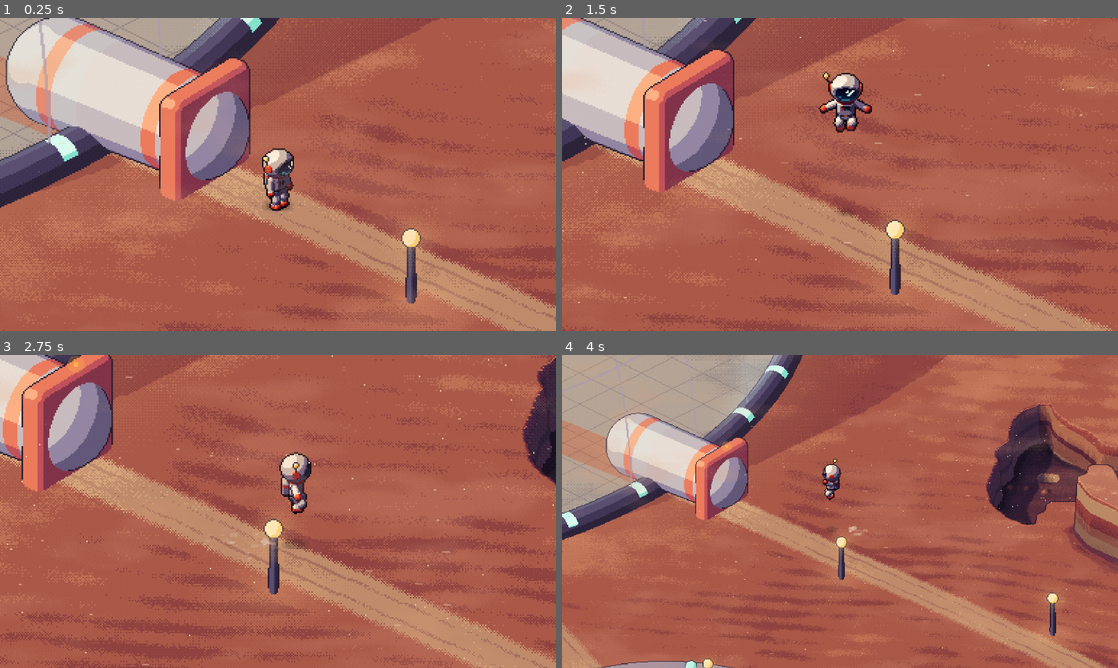
Above: before the commit, frames 1-4 (two rows, left to right).
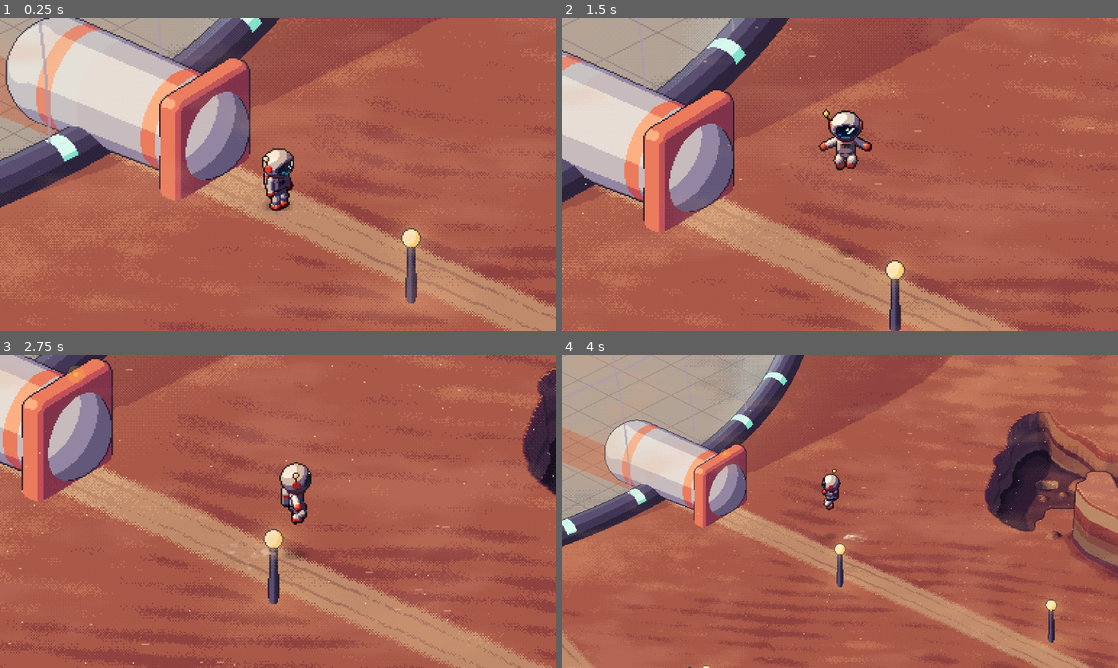
Above: after the commit, the same moments.

Repository: PixelMintOfficial/GTFO
Game: Godot game, scene res://scenes/overworld.tscn
Same seed, same stepped clock (60 frames per second), same inputs: the game is played once before the commit and once after it.
Inputs:
- Up to frame 1 (0.25 s): no input
- Up to frame 2 (1.5 s): hold D (move_right) 0.53-1.28 s; hold Space (jump) 0.53-1.28 s; hold S (move_down) from 1.28 s (still down); tap Shift (run) at 1.35 s
- Up to frame 3 (2.75 s): tap Space (jump) at 1.52, 1.55, 1.82, 2.3 s; release S (move_down) at 2.03 s; hold D (move_right) from 2.03 s (still down); hold I (zoom_in) from 2.03 s (still down)
- Up to frame 4 (4 s): release D (move_right) at 2.78 s; release I (zoom_in) at 2.78 s; hold W (move_up) 2.78-3.53 s; tap O (zoom_out) at 2.85 s; tap Space (jump) at 3.02, 3.05, 3.32 s; hold A (move_left) from 3.53 s (still down); hold Space (jump) from 3.53 s (still down)

The runs differ from the first frame. In frame 1, 6.7% of the frame differs, in the area x 0-100%, y 0-100%; in frame 2, 41%; in frame 3, 24%; in frame 4, 22%.

Commit message:
fix:map

Diff:
--- a/assets/maps/red_planet/red_planet_map.json
+++ b/assets/maps/red_planet/red_planet_map.json
@@ -3,11 +3,11 @@
   "image": "red_planet_map.png",
   "size": [
     6118,
-    3432
+    3449
   ],
   "origin_px": [
     3059.0,
-    3132.0
+    3149.0
   ],
   "world_unit_px": {
     "vertical": 2.0,
@@ -22,47 +22,47 @@
     "base": {
       "center_px": [
         1234.6,
-        1642.4
+        1659.4
       ],
       "radius_world": 300.0,
       "bbox_px": [
         541.8,
-        949.6,
+        966.6,
         1927.4,
-        1988.8
+        2005.8
       ]
     },
     "nursery": {
       "center_px": [
         5137.5,
-        1630.9
+        1647.9
       ],
       "radius_world": 200.0,
       "bbox_px": [
         4675.6,
-        1169.0,
+        1186.0,
         5599.3,
-        1861.8
+        1878.8
       ]
     },
     "comms": {
       "center_px": [
         3336.1,
-        2508.5
+        2525.5
       ],
       "radius_world": 200.0,
       "bbox_px": [
         2874.2,
-        1603.5,
+        1620.5,
         3798.0,
-        2739.4
+        2756.4
       ]
     }
   },
   "landing_pad": {
     "center_px": [
       1765.7,
-      2185.1
+      2202.1
     ],
     "radius_world": 88.0
   },
@@ -111,7 +111,7 @@
       -509.58,
       1057.93
     ],
-    "notes": "World X/Y: X right, Y away from the camera. Sc …(200 unchanged characters)…  depth B = 255 for glass; walk B = 255 when walkable. character_scale converts sprite units (1 sprite px of height) to world units."
+    "notes": "World X/Y: X right, Y away from the camera. Sc …(200 unchanged characters)…  depth B = 255 for glass; walk B = 255 walkable, 128 too steep to walk (can be jumped over, onto or down), 0 solid. character_scale converts sprite units (1 sprite px of height) to world units."
   },
   "minimap": {
     "file": "red_planet_minimap.png",
@@ -119,9 +119,9 @@
       60,
       30
     ],
-    "scale": 0.05811138014527845,
+    "scale": 0.057813911472448055,
     "size": [
-      348,
+      346,
       192
     ]
   },
@@ -134,7 +134,7 @@
         "fps": 8,
         "position": [
           1162,
-          945
+          962
         ],
         "frame_size": [
           145,
@@ -148,7 +148,7 @@
         "fps": 14,
         "position": [
           5079,
-          1153
+          1170
         ],
         "frame_size": [
           116,
@@ -162,7 +162,7 @@
         "fps": 6,
         "position": [
           3211,
-          1779
+          1796
         ],
         "frame_size": [
           249,
@@ -173,399 +173,399 @@
     "ring_lights": [
       [
         1927,
-        1619,
+        1636,
         0.0,
         "base"
       ],
       [
         541,
+        1643,
+        0.5,
+        "base"
+      ],
+      [
+        551,
+        1697,
+        0.525,
+        "base"
+      ],
+      [
+        577,
+        1750,
+        0.55,
+        "base"
+      ],
+      [
+        620,
+        1800,
+        0.575,
+        "base"
+      ],
+      [
+        678,
+        1846,
+        0.6,
+        "base"
+      ],
+      [
+        749,
+        1887,
+        0.625,
+        "base"
+      ],
+      [
+        832,
+        1922,
+        0.65,
+        "base"
+      ],
+      [
+        926,
+        1950,
+        0.675,
+        "base"
+      ],
+      [
+        1027,
+        1970,
+        0.7,
+        "base"
+      ],
+      [
+        1133,
+        1982,
+        0.725,
+        "base"
+      ],
+      [
+        1241,
+        1986,
+        0.75,
+        "base"
+      ],
+      [
+        1349,
+        1981,
+        0.775,
+        "base"
+      ],
+      [
+        1455,
+        1968,
+        0.8,
+        "base"
+      ],
+      [
+        1647,
+        1918,
+        0.85,
+        "base"
+      ],
+      [
+        1729,
+        1882,
+        0.875,
+        "base"
+      ],
+      [
+        1854,
+        1794,
+        0.925,
+        "base"
+      ],
+      [
+        1895,
+        1743,
+        0.95,
+        "base"
+      ],
+      [
+        1919,
+        1690,
+        0.975,
+        "base"
+      ],
+      [
+        5599,
         1626,
+        0.0,
+        "nursery"
+      ],
+      [
+        4675,
+        1630,
         0.5,
-        "base"
-      ],
-      [
-        551,
-        1680,
+        "nursery"
+      ],
+      [
+        4682,
+        1666,
         0.525,
-        "base"
-      ],
-      [
-        577,
-        1733,
+        "nursery"
+      ],
+      [
+        4699,
+        1701,
         0.55,
-        "base"
-      ],
-      [
-        620,
-        1783,
+        "nursery"
+      ],
+      [
+        4728,
+        1735,
         0.575,
-        "base"
-      ],
-      [
-        678,
-        1829,
+        "nursery"
+      ],
+      [
+        4766,
+        1765,
         0.6,
-        "base"
-      ],
-      [
-        749,
-        1870,
+        "nursery"
+      ],
+      [
+        4814,
+        1793,
         0.625,
-        "base"
-      ],
-      [
-        832,
-        1905,
+        "nursery"
+      ],
+      [
+        4999,
+        1848,
+        0.7,
+        "nursery"
+      ],
+      [
+        5069,
+        1856,
+        0.725,
+        "nursery"
+      ],
+      [
+        5142,
+        1859,
+        0.75,
+        "nursery"
+      ],
+      [
+        5214,
+        1856,
+        0.775,
+        "nursery"
+      ],
+      [
+        5284,
+        1847,
+        0.8,
+        "nursery"
+      ],
+      [
+        5351,
+        1833,
+        0.825,
+        "nursery"
+      ],
+      [
+        5412,
+        1813,
+        0.85,
+        "nursery"
+      ],
+      [
+        5467,
+        1790,
+        0.875,
+        "nursery"
+      ],
+      [
+        5513,
+        1762,
+        0.9,
+        "nursery"
+      ],
+      [
+        5551,
+        1731,
+        0.925,
+        "nursery"
+      ],
+      [
+        5578,
+        1697,
+        0.95,
+        "nursery"
+      ],
+      [
+        5594,
+        1662,
+        0.975,
+        "nursery"
+      ],
+      [
+        3797,
+        2503,
+        0.0,
+        "comms"
+      ],
+      [
+        2874,
+        2508,
+        0.5,
+        "comms"
+      ],
+      [
+        2880,
+        2544,
+        0.525,
+        "comms"
+      ],
+      [
+        2898,
+        2579,
+        0.55,
+        "comms"
+      ],
+      [
+        2926,
+        2612,
+        0.575,
+        "comms"
+      ],
+      [
+        2965,
+        2643,
+        0.6,
+        "comms"
+      ],
+      [
+        3012,
+        2670,
+        0.625,
+        "comms"
+      ],
+      [
+        3068,
+        2694,
         0.65,
-        "base"
-      ],
-      [
-        926,
-        1933,
+        "comms"
+      ],
+      [
+        3130,
+        2712,
         0.675,
-        "base"
-      ],
-      [
-        1027,
-        1953,
+        "comms"
+      ],
+      [
+        3197,
+        2726,
         0.7,
-        "base"
-      ],
-      [
-        1133,
-        1965,
+        "comms"
+      ],
+      [
+        3268,
+        2734,
         0.725,
-        "base"
-      ],
-      [
-        1241,
-        1969,
+        "comms"
+      ],
+      [
+        3340,
+        2736,
         0.75,
-        "base"
-      ],
-      [
-        1349,
-        1964,
+        "comms"
+      ],
+      [
+        3412,
+        2733,
         0.775,
-        "base"
-      ],
-      [
-        1455,
-        1951,
+        "comms"
+      ],
+      [
+        3483,
+        2724,
         0.8,
-        "base"
-      ],
-      [
-        1647,
-        1901,
+        "comms"
+      ],
+      [
+        3549,
+        2710,
+        0.825,
+        "comms"
+      ],
+      [
+        3611,
+        2691,
         0.85,
-        "base"
-      ],
-      [
-        1729,
-        1865,
+        "comms"
+      ],
+      [
+        3665,
+        2667,
         0.875,
-        "base"
-      ],
-      [
-        1854,
-        1777,
+        "comms"
+      ],
+      [
+        3712,
+        2639,
+        0.9,
+        "comms"
+      ],
+      [
+        3749,
+        2608,
         0.925,
-        "base"
-      ],
-      [
-        1895,
-        1726,
+        "comms"
+      ],
+      [
+        3776,
+        2575,
         0.95,
-        "base"
-      ],
-      [
-        1919,
-        1673,
+        "comms"
+      ],
+      [
+        3793,
+        2539,
         0.975,
-        "base"
-      ],
-      [
-        5599,
-        1609,
-        0.0,
-        "nursery"
-      ],
-      [
-        4675,
-        1613,
-        0.5,
-        "nursery"
-      ],
-      [
-        4682,
-        1649,
-        0.525,
-        "nursery"
-      ],
-      [
-        4699,
-        1684,
-        0.55,
-        "nursery"
-      ],
-      [
-        4728,
-        1718,
-        0.575,
-        "nursery"
-      ],
-      [
-        4766,
-        1748,
-        0.6,
-        "nursery"
-      ],
-      [
-        4814,
-        1776,
-        0.625,
-        "nursery"
-      ],
-      [
-        4999,
-        1831,
-        0.7,
-        "nursery"
-      ],
-      [
-        5069,
-        1839,
-        0.725,
-        "nursery"
-      ],
-      [
-        5142,
-        1842,
-        0.75,
-        "nursery"
-      ],
-      [
-        5214,
-        1839,
-        0.775,
-        "nursery"
-      ],
-      [
-        5284,
-        1830,
-        0.8,
-        "nursery"
-      ],
-      [
-        5351,
-        1816,
-        0.825,
-        "nursery"
-      ],
-      [
-        5412,
-        1796,
-        0.85,
-        "nursery"
-      ],
-      [
-        5467,
-        1773,
-        0.875,
-        "nursery"
-      ],
-      [
-        5513,
-        1745,
-        0.9,
-        "nursery"
-      ],
-      [
-        5551,
-        1714,
-        0.925,
-        "nursery"
-      ],
-      [
-        5578,
-        1680,
-        0.95,
-        "nursery"
-      ],
-      [
-        5594,
-        1645,
-        0.975,
-        "nursery"
-      ],
-      [
-        3797,
-        2486,
-        0.0,
-        "comms"
-      ],
-      [
-        2874,
-        2491,
-        0.5,
-        "comms"
-      ],
-      [
-        2880,
-        2527,
-        0.525,
-        "comms"
-      ],
-      [
-        2898,
-        2562,
-        0.55,
-        "comms"
-      ],
-      [
-        2926,
-        2595,
-        0.575,
-        "comms"
-      ],
-      [
-        2965,
-        2626,
-        0.6,
-        "comms"
-      ],
-      [
-        3012,
-        2653,
-        0.625,
-        "comms"
-      ],
-      [
-        3068,
-        2677,
-        0.65,
-        "comms"
-      ],
-      [
-        3130,
-        2695,
-        0.675,
-        "comms"
-      ],
-      [
-        3197,
-        2709,
-        0.7,
-        "comms"
-      ],
-      [
-        3268,
-        2717,
-        0.725,
-        "comms"
-      ],
-      [
-        3340,
-        2719,
-        0.75,
-        "comms"
-      ],
-      [
-        3412,
-        2716,
-        0.775,
-        "comms"
-      ],
-      [
-        3483,
-        2707,
-        0.8,
-        "comms"
-      ],
-      [
-        3549,
-        2693,
-        0.825,
-        "comms"
-      ],
-      [
-        3611,
-        2674,
-        0.85,
-        "comms"
-      ],
-      [
-        3665,
-        2650,
-        0.875,
-        "comms"
-      ],
-      [
-        3712,
-        2622,
-        0.9,
-        "comms"
-      ],
-      [
-        3749,
-        2591,
-        0.925,
-        "comms"
-      ],
-      [
-        3776,
-        2558,
-        0.95,
-        "comms"
-      ],
-      [
-        3793,
-        2522,
-        0.975,
         "comms"
       ]
     ],
     "door_lights": [
       [
         1931,
-        1390,
+        1407,
         0.0
       ],
       [
         4641,
-        1436,
+        1453,
         0.37
       ],
       [
         1837,
-        1819,
+        1836,
         0.74
       ],
       [
         2894,
-        2269,
+        2286,
         0.11
       ],
       [
         3859,
-        2348,
+        2365,
         0.48
       ],
       [
         4890,
-        1804,
+        1821,
         0.85
       ],
       [
         1578,
-        1921,
+        1938,
         0.22
       ]
     ],
     "beacon": [
       3336,
-      1618
+      1635
     ]
   },
   "zoom": {
@@ -576,19 +576,19 @@
     "frames": {
       "base": [
         518,
-        921,
+        938,
         1444,
         1101
       ],
       "nursery": [
         4610,
-        1129,
+        1146,
         1013,
         776
       ],
       "comms": [
         2850,
-        1755,
+        1772,
         1041,
         1008
       ]
--- a/scripts/game_camera.gd
+++ b/scripts/game_camera.gd
@@ -39,7 +39,7 @@
 ## Jump straight to the target (after a teleport).
 func snap() -> void:
 	if _target != null:
-		_pos = _target.global_position
+		_pos = _focus()
 		global_position = _pos.round()
 
 
@@ -66,10 +66,14 @@
 	global_position = _pos.round()
 
 
+func _focus() -> Vector2:
+	return _target.camera_focus() if _target.has_method("camera_focus") else _target.global_position
+
+
 ## Where the camera wants to be: on the player, or at the furthest zoom on a nearby dome
 ## (as far toward its centre as possible while the player stays on screen).
 func _goal() -> Vector2:
-	var goal := _target.global_position
+	var goal := _focus()
 	if level < levels.size() - 1 or frames.is_empty():
 		return goal
 	var half := view_size() * 0.5 - Vector2(frame_margin, frame_margin)
--- a/scripts/map_terrain.gd
+++ b/scripts/map_terrain.gd
@@ -1,5 +1,8 @@
 class_name MapTerrain
 extends RefCounted
+
+## What the ground at a point allows.
+enum Surface { SOLID, STEEP, WALK }
 ## Ground data for a pre-rendered isometric map, read from the map generator's JSON:
 ## where you can walk, how high the ground is, and the projection between world
 ## coordinates (X right, Y away from the camera, in world units) and map pixels.
@@ -65,12 +68,29 @@
 
 
 func is_walkable(p: Vector2) -> bool:
+	return surface(p) == Surface.WALK
+
+
+## WALK: you can walk here. STEEP: too steep to walk (slopes, boulders) but you can jump
+## over, onto or down it. SOLID: buildings and props, always in the way.
+func surface(p: Vector2) -> Surface:
 	var g := _to_grid(p)
 	var u := int(floor(g.x))
 	var v := int(floor(g.y))
 	if u < 0 or v < 0 or u >= _grid_size or v >= _grid_size:
-		return false
-	return _walk[(v * _grid_size + u) * 4 + 2] > 127
+		return Surface.SOLID
+	var b := _walk[(v * _grid_size + u) * 4 + 2]
+	if b > 191:
+		return Surface.WALK
+	return Surface.STEEP if b > 63 else Surface.SOLID
+
+
+## Unit direction (world X/Y) the ground falls away fastest.
+func downhill(p: Vector2) -> Vector2:
+	var gx := height_at(p + Vector2(1.5, 0)) - height_at(p - Vector2(1.5, 0))
+	var gy := height_at(p + Vector2(0, 1.5)) - height_at(p - Vector2(0, 1.5))
+	var g := -Vector2(gx, gy)
+	return g.normalized() if g.length() > 0.0001 else Vector2.ZERO
 
 
 ## Ground height under a world point, bilinear between grid cells.
--- a/scripts/player.gd
+++ b/scripts/player.gd
@@ -7,11 +7,17 @@
 ## Controls: WASD / arrow keys / left stick to walk in 8 directions, Shift / right
 ## shoulder to run, Space / A to jump (hold for a higher, floatier jump). Tilting the
 ## stick part-way walks slower.
+##
+## Terrain: you walk on WALK ground and glide along anything in the way. STEEP ground
+## (crater walls, cliffs, boulders) can't be walked but can be jumped over, onto or down;
+## land on it and you skid down to the next safe footing. SOLID things always block.
 
 ## Screen-space compass, clockwise from east (screen y points down).
 const DIRS: Array[String] = ["E", "SE", "S", "SW", "W", "NW", "N", "NE"]
-
-enum Jump { GROUNDED, CROUCH, AIR, LAND }
+## Directions tried, in order, when the way ahead is blocked: glide along the obstacle.
+const GLIDE_ANGLES: Array[float] = [0.0, 0.4, -0.4, 0.8, -0.8, 1.2, -1.2]
+
+enum Jump { GROUNDED, CROUCH, AIR, LAND, SLIDE }
 
 ## Speeds are in sprite units/s (1 unit = 1 sprite pixel of height) and are converted to
 ## map units with the map's character_scale.
@@ -25,10 +31,12 @@
 ## How much faster than the drawn run cycle to move when running. The animation speeds up
 ## by the same factor, so the run keeps its feet planted.
 @export var run_pace := 1.8
-## Radius around the feet that must be walkable, in sprite units.
+## Radius around the feet that must be clear, in sprite units.
 @export var foot_radius := 3.2
 ## How far the sprite reaches in front of / behind its feet, in sprite units (occlusion).
 @export var body_depth := 6.0
+## Speed of skidding down ground too steep to stand on.
+@export var slide_speed := 110.0
 
 @export_group("Low-gravity jump")
 ## Upward speed at take-off, sprite units/s. Height is in sprite units = screen pixels.
@@ -61,10 +69,11 @@
 var _dust: CPUParticles2D
 var _jump := Jump.GROUNDED
 var _jt := 0.0            # time in the current jump state
-var _z := 0.0             # height above the ground, sprite units
-var _vz := 0.0
+var _feet := 0.0          # height of the feet, world units (the ground when standing)
+var _vz := 0.0            # vertical speed, sprite units/s
 var _jump_buffer := 0.0
 var _auto_t := 0.0
+var _stuck := 0.0
 var _dot2: ImageTexture
 var _dot1: ImageTexture
 
@@ -100,12 +109,19 @@
 
 func teleport(p: Vector2) -> void:
 	world_pos = p
+	_feet = terrain.height_at(p)
+	_jump = Jump.GROUNDED
 	_sync()
 	camera.snap()
 
 
 func is_airborne() -> bool:
 	return _jump == Jump.AIR
+
+
+## What the camera follows: halfway between the ground and the astronaut in the air.
+func camera_focus() -> Vector2:
+	return global_position + sprite.position * 0.5
 
 
 func _physics_process(delta: float) -> void:
@@ -121,7 +137,7 @@
 	var moved := false
 	var screen_dir := Vector2.ZERO
 	var anim_scale := 1.0
-	if tilt >= 0.25:
+	if tilt >= 0.25 and _jump != Jump.SLIDE:
 		var step := posmod(int(round(input.angle() / (PI / 4.0))), 8)
 		facing = DIRS[step]
 		screen_dir = Vector2.from_angle(step * PI / 4.0)
@@ -133,7 +149,7 @@
 			speed *= squash_speed
 		moved = _try_move(dir * speed * _scale * delta)
 
-	_step_jump(delta)
+	_step_vertical(delta)
 	if _jump == Jump.GROUNDED:
 		if moved:
 			_animate("run" if running else "walk", anim_scale)
@@ -146,7 +162,45 @@
 	_sync()
 
 
-# ---------------------------------------------------------------- jump
+# ---------------------------------------------------------------- movement
+## Moves if the feet can be at the new spot; when blocked, glides along the obstacle.
+func _try_move(motion: Vector2) -> bool:
+	if motion.length_squared() < 0.000001:
+		return false
+	var airborne := _jump == Jump.AIR
+	for a in GLIDE_ANGLES:
+		var m := motion.rotated(a) * cos(a)
+		if _can_be(world_pos + m, airborne):
+			world_pos += m
+			return true
+	return false
+
+
+## On foot every sample around the feet must be walkable; in the air the ground there just
+## has to be below the feet (and not a building).
+func _can_be(p: Vector2, airborne: bool) -> bool:
+	for k in 5:
+		var q := p if k == 4 else p + Vector2.from_angle(k * PI / 2.0) * foot_radius * _scale
+		var s := terrain.surface(q)
+		if s == MapTerrain.Surface.SOLID:
+			return false
+		if airborne:
+			if terrain.height_at(q) > _feet + 0.75:
+				return false
+		elif s != MapTerrain.Surface.WALK:
+			return false
+	return true
+
+
+func _not_solid(p: Vector2) -> bool:
+	for k in 5:
+		var q := p if k == 4 else p + Vector2.from_angle(k * PI / 2.0) * foot_radius * _scale
+		if terrain.surface(q) == MapTerrain.Surface.SOLID:
+			return false
+	return true
+
+
+# ---------------------------------------------------------------- jump, fall, skid
 func _read_jump_input(delta: float) -> void:
 	_jump_buffer = maxf(0.0, _jump_buffer - delta)
 	var pressed := Input.is_action_just_pressed("jump")
@@ -163,9 +217,15 @@
 		_jt = 0.0
 
 
-func _step_jump(delta: float) -> void:
+func _step_vertical(delta: float) -> void:
+	var ground := terrain.height_at(world_pos)
 	match _jump:
+		Jump.GROUNDED:
+			_feet = ground
+			if not _can_be(world_pos, false):
+				_start_slide()
 		Jump.CROUCH:
+			_feet = ground
 			_jt += delta
 			if _jt >= crouch_time:
 				_jump = Jump.AIR
@@ -179,18 +239,67 @@
 			if absf(_vz) < apex_band:
 				g *= apex_float
 			_vz -= g * delta
-			_z += _vz * delta
-			if _z <= 0.0:
+			_feet += _vz * _scale * delta
+			if _feet <= ground:
 				var impact := -_vz
-				_z = 0.0
+				_feet = ground
 				_vz = 0.0
-				_jump = Jump.LAND
-				_jt = 0.0
-				_burst(clampf(impact / jump_velocity, 0.45, 1.25), true)
+				if _can_be(world_pos, false):
+					_jump = Jump.LAND
+					_jt = 0.0
+					_burst(clampf(impact / jump_velocity, 0.45, 1.25), true)
+				else:
+					_burst(0.5, true)
+					_start_slide()
 		Jump.LAND:
+			_feet = ground
 			_jt += delta
 			if _jt >= land_time:
 				_jump = Jump.GROUNDED
+		Jump.SLIDE:
+			_slide(delta)
+
+
+func _start_slide() -> void:
+	_jump = Jump.SLIDE
+	_jt = 0.0
+	_stuck = 0.0
+
+
+## Skid down ground too steep to stand on until there is safe footing.
+func _slide(delta: float) -> void:
+	_jt += delta
+	var before := world_pos
+	var down := terrain.downhill(world_pos)
+	if down != Vector2.ZERO:
+		var step := down * slide_speed * _scale * delta
+		for a in [0.0, 0.5, -0.5, 1.0, -1.0]:
+			var m := step.rotated(a)
+			if _not_solid(world_pos + m):
+				world_pos += m
+				break
+	_feet = terrain.height_at(world_pos)
+	if _can_be(world_pos, false):
+		_jump = Jump.LAND
+		_jt = 0.0
+		_burst(0.35, true)
+		return
+	_stuck = _stuck + delta if world_pos.distance_squared_to(before) < 0.0001 else 0.0
+	if _stuck > 0.4 or _jt > 3.0:
+		_rescue()
+
+
+## Last resort if a skid can't find footing: step to the nearest spot you can stand on.
+func _rescue() -> void:
+	for r in range(2, 60, 2):
+		for k in 16:
+			var p := world_pos + Vector2.from_angle(k * TAU / 16.0) * float(r) * _scale
+			if _can_be(p, false):
+				world_pos = p
+				_feet = terrain.height_at(p)
+				_jump = Jump.LAND
+				_jt = 0.0
+				return
 
 
 ## Frames of the jump sheet are poses; pick the one that matches the physics.
@@ -214,6 +323,8 @@
 				f = 9                                   # legs reaching for the ground
 		Jump.LAND:
 			f = 10 if _jt < land_time * 0.5 else 11
+		Jump.SLIDE:
+			f = 10                                      # crouched, arms out: skidding
 	var anim := StringName("jump_" + facing)
 	if sprite.animation != anim:
 		sprite.animation = anim
@@ -280,29 +391,13 @@
 	return g
 
 
-# ---------------------------------------------------------------- movement
-## Moves if the feet would land on walkable ground, sliding along obstacles.
-func _try_move(motion: Vector2) -> bool:
-	for m in [motion, Vector2(motion.x, 0.0), Vector2(0.0, motion.y)]:
-		if m.length_squared() > 0.0001 and _can_stand(world_pos + m):
-			world_pos += m
-			return true
-	return false
-
-
-func _can_stand(p: Vector2) -> bool:
-	if not terrain.is_walkable(p):
-		return false
-	for k in 4:
-		if not terrain.is_walkable(p + Vector2.from_angle(k * PI / 2.0) * foot_radius * _scale):
-			return false
-	return true
-
-
+# ---------------------------------------------------------------- drawing
 func _sync() -> void:
-	position = terrain.to_screen(world_pos, terrain.height_at(world_pos)).round()
-	sprite.position.y = -roundf(_z)
-	var lift := clampf(_z / 70.0, 0.0, 1.0)
+	var ground := terrain.height_at(world_pos)
+	position = terrain.to_screen(world_pos, ground).round()
+	var above := maxf(0.0, _feet - ground) * terrain.px_per_unit
+	sprite.position.y = -roundf(above)
+	var lift := clampf(above / 70.0, 0.0, 1.0)
 	shadow.scale = Vector2.ONE * lerpf(1.0, 0.55, lift)
 	shadow.modulate.a = lerpf(1.0, 0.45, lift)
 	(sprite.material as ShaderMaterial).set_shader_parameter("sprite_depth", world_pos.y)
Binary file changed: Assets/maps/red_planet/anim/base_radar.png
Binary file changed: Assets/maps/red_planet/anim/comms_dish.png
Binary file changed: Assets/maps/red_planet/anim/nursery_anemometer.png
Binary file changed: Assets/maps/red_planet/red_planet_minimap.png
Binary file changed: assets/maps/red_planet/preview/base_closeup.png
Binary file changed: assets/maps/red_planet/preview/comms_closeup.png
Binary file changed: assets/maps/red_planet/preview/nursery_closeup.png
Binary file changed: assets/maps/red_planet/preview/overview_quarter.png
Binary file changed: assets/maps/red_planet/red_planet_depth.png
Binary file changed: assets/maps/red_planet/red_planet_map.png
Binary file changed: assets/maps/red_planet/red_planet_walk.png
